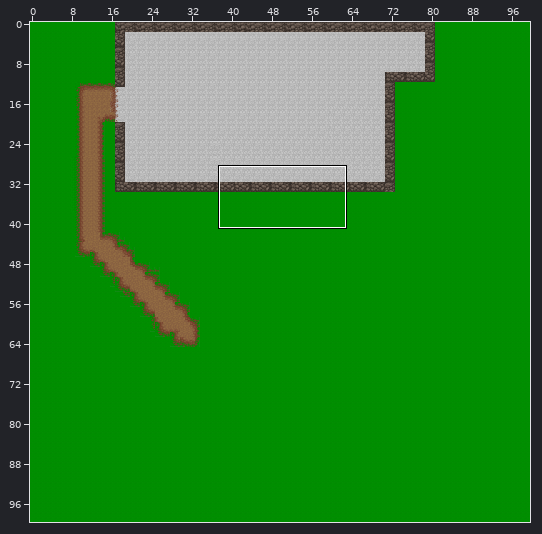
Tiled map (JSON): public/assets/maps/firstMap.json. The first picture is a wide view before the edit; the outline marks the close-up.
Close-up. First the earlier version:
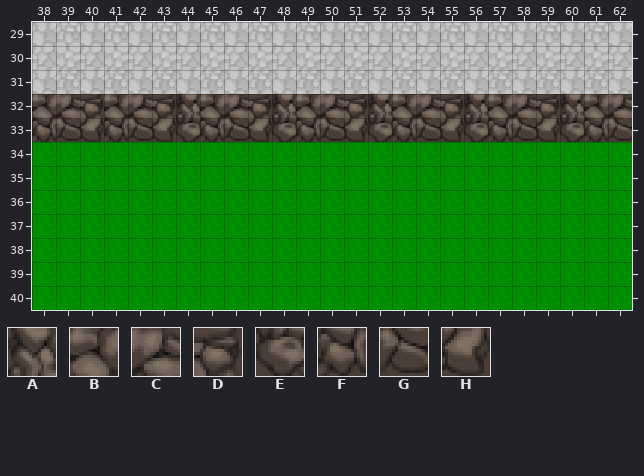
Cells are 16x16 px. Shown: x 38..62, y 29..40. The commit also changed other parts of the map, which this record leaves out.
Key: from "tileset16": A 32, B 33, C 34, D 35, E 48, F 49, G 50, H 51.
_ is an empty cell.
Layers that did not change in this view are not listed.
Layer "Walls" before, first column x 38:
29 _________________________
30 _________________________
31 _________________________
32 BCDBCDABCDABCDABCDABCDABC
33 FGHFGHEFGHEFGHEFGHEFGHEFG
34 _________________________
35 _________________________
36 _________________________
37 _________________________
38 _________________________
39 _________________________
40 _________________________
New version:
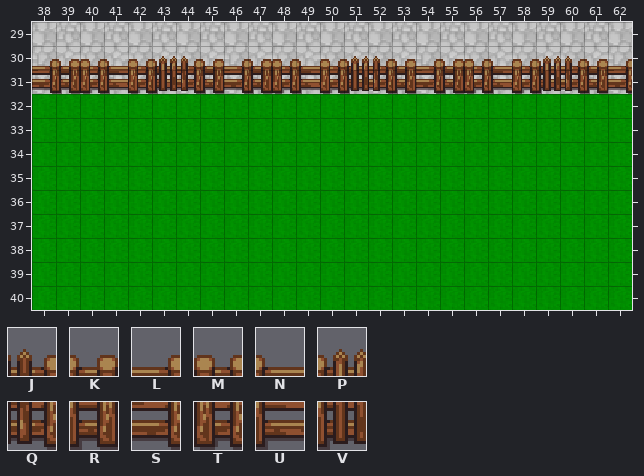
Further tiles: from "tileset16": J 37, K 38, L 39, M 41, N 42, P 44, Q 53, R 54, S 55, T 57, U 58, V 60.
Tiles of an added or newly shown layer are drawn over the layers below it.
Changes in this commit:
Changed rows in their new state; . is an unchanged cell.
Layer "Ground2" (added):
first column x 38:
30 LKMNMPJKLKMNMPJKLKMNMPJKL
Layer "Walls":
first column x 38:
31 SRTUTVQRSRTUTVQRSRTUTVQRS
32 _________________________
33 _________________________
Pixel boxes of the changes (left, top, right, bottom) in both close-ups:
changed: (32, 56, 632, 142)
